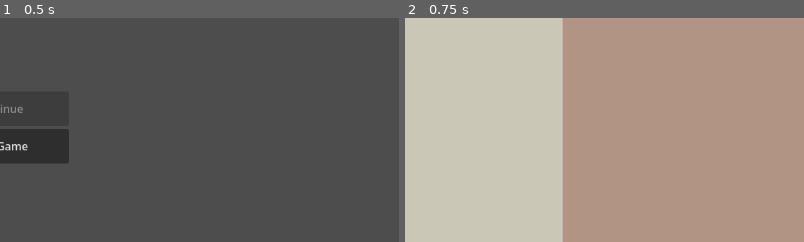
Above: before the commit, frames 1-2 (left to right).
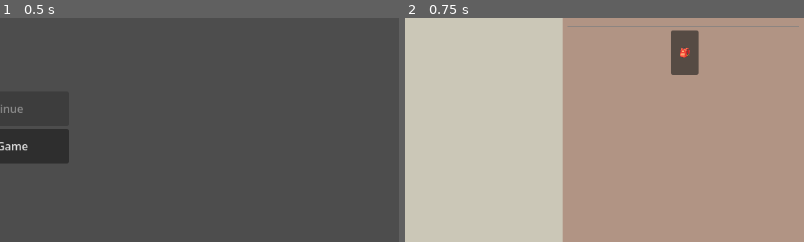
Above: after the commit, the same moments.

Repository: jiexdrop/run-reset
Game: Godot game, scene res://scenes/init.tscn
Same seed, same stepped clock (60 frames per second), same inputs: the game is played once before the commit and once after it.
Inputs:
- Up to frame 1 (0.5 s): no input
- Up to frame 2 (0.75 s): click "New Game" at 0.5 s
The pictures show only the part of the screen within x 50-100%, y 26-76%; the shares and areas given below are measured in that part.

Frame 1 is identical in both runs. In frame 2, 1.7% of the frame differs, in the area x 40-99%, y 3-26%.
Error after the commit: Parse Error: The function signature doesn't match the parent. Parent signature is "get_name() -> StringName". (res://autoloads/item_registry.gd:30)

Commit message:
inventory

Diff:
--- /dev/null
+++ b/autoloads/inventory_state.gd
@@ -0,0 +1,114 @@
+extends Node
+
+## InventoryState — single source of truth for all inventory data.
+##
+## Hotbar : 8 slots shown permanently in CombatUI.
+## Bag    : 24 slots shown in the expandable bag overlay.
+##
+## Each slot is a Dictionary:
+##   { "item_key": String, "frozen": bool }
+##
+## item_key == "" means the slot is empty.
+## frozen   == true means the slot is locked (visually ice-overlaid).
+
+const HOTBAR_SIZE = 8
+const BAG_SIZE    = 24
+
+## Emitted whenever any slot changes so UIs can refresh cheaply.
+signal inventory_changed
+
+var hotbar: Array = []   # Array[Dictionary]  size = HOTBAR_SIZE
+var bag:    Array = []   # Array[Dictionary]  size = BAG_SIZE
+
+
+func _ready() -> void:
+	_init_slots()
+
+
+func _init_slots() -> void:
+	hotbar.clear()
+	for i in range(HOTBAR_SIZE):
+		hotbar.append(_empty_slot())
+	bag.clear()
+	for i in range(BAG_SIZE):
+		bag.append(_empty_slot())
+
+
+# ── Slot helpers ──────────────────────────────────────────────────────────────
+
+func _empty_slot() -> Dictionary:
+	return { "item_key": "", "frozen": false }
+
+
+## Place item_key into a hotbar slot (0-7).
+func set_hotbar_item(slot_idx: int, item_key: String) -> void:
+	if slot_idx < 0 or slot_idx >= HOTBAR_SIZE:
+		return
+	hotbar[slot_idx]["item_key"] = item_key
+	emit_signal("inventory_changed")
+
+
+## Place item_key into a bag slot (0-23).
+func set_bag_item(slot_idx: int, item_key: String) -> void:
+	if slot_idx < 0 or slot_idx >= BAG_SIZE:
+		return
+	bag[slot_idx]["item_key"] = item_key
+	emit_signal("inventory_changed")
+
+
+## Freeze / unfreeze a hotbar slot (e.g. boss ability).
+func set_hotbar_frozen(slot_idx: int, frozen: bool) -> void:
+	if slot_idx < 0 or slot_idx >= HOTBAR_SIZE:
+		return
+	hotbar[slot_idx]["frozen"] = frozen
+	emit_signal("inventory_changed")
+
+
+## Freeze / unfreeze a bag slot.
+func set_bag_frozen(slot_idx: int, frozen: bool) -> void:
+	if slot_idx < 0 or slot_idx >= BAG_SIZE:
+		return
+	bag[slot_idx]["frozen"] = frozen
+	emit_signal("inventory_changed")
+
+
+## Swap two slots (cross-container). container_a/b: "hotbar" or "bag".
+func swap_slots(container_a: String, idx_a: int,
+				container_b: String, idx_b: int) -> void:
+	var arr_a = hotbar if container_a == "hotbar" else bag
+	var arr_b = hotbar if container_b == "hotbar" else bag
+
+	if idx_a < 0 or idx_a >= arr_a.size(): return
+	if idx_b < 0 or idx_b >= arr_b.size(): return
+
+	# Frozen slots cannot be moved from or into.
+	if arr_a[idx_a]["frozen"] or arr_b[idx_b]["frozen"]:
+		return
+
+	var tmp         = arr_a[idx_a].duplicate()
+	arr_a[idx_a]    = arr_b[idx_b].duplicate()
+	arr_b[idx_b]    = tmp
+	# Preserve frozen state of destination (don't overwrite freeze with source).
+	arr_a[idx_a]["frozen"] = false
+	arr_b[idx_b]["frozen"] = false
+	emit_signal("inventory_changed")
+
+
+# ── Serialisation ─────────────────────────────────────────────────────────────
+
+func to_dict() -> Dictionary:
+	return {
+		"hotbar": hotbar.duplicate(true),
+		"bag":    bag.duplicate(true),
+	}
+
+
+func from_dict(data: Dictionary) -> void:
+	_init_slots()
+	var saved_hotbar = data.get("hotbar", [])
+	for i in range(min(saved_hotbar.size(), HOTBAR_SIZE)):
+		hotbar[i] = saved_hotbar[i]
+	var saved_bag = data.get("bag", [])
+	for i in range(min(saved_bag.size(), BAG_SIZE)):
+		bag[i] = saved_bag[i]
+	emit_signal("inventory_changed")
--- /dev/null
+++ b/autoloads/item_registry.gd
@@ -0,0 +1,43 @@
+extends Node
+
+## ItemRegistry — maps item_key strings to item definitions.
+##
+## Add new items here.  The key must match what you store in InventoryState slots.
+##
+## Example definition:
+##   "health_potion": {
+##       "name":  "Health Potion",
+##       "icon":  preload("res://assets/items/health_potion.png"),
+##       "desc":  "Restores 3 HP.",
+##   }
+##
+## If you haven't created item assets yet, icons will be null and the slot
+## will display empty (no icon shown).
+
+var _items: Dictionary = {
+	# Populate with your actual items once assets exist, e.g.:
+	# "sword":         { "name": "Iron Sword",    "icon": preload("res://assets/items/sword.png"),         "desc": "A trusty blade." },
+	# "health_potion": { "name": "Health Potion",  "icon": preload("res://assets/items/health_potion.png"), "desc": "Restores 3 HP." },
+}
+
+
+func get_icon(item_key: String) -> Texture2D:
+	if _items.has(item_key):
+		return _items[item_key].get("icon", null)
+	return null
+
+
+func get_name(item_key: String) -> String:
+	if _items.has(item_key):
+		return _items[item_key].get("name", item_key)
+	return item_key
+
+
+func get_desc(item_key: String) -> String:
+	if _items.has(item_key):
+		return _items[item_key].get("desc", "")
+	return ""
+
+
+func register(item_key: String, data: Dictionary) -> void:
+	_items[item_key] = data
--- a/autoloads/save_manager.gd
+++ b/autoloads/save_manager.gd
@@ -5,10 +5,10 @@
 func save() -> void:
 	print("[SAVING]")
 	var data = {
-		"tiles":    GameState.tiles,
-		"monsters": GameState.monsters,
-		"player":   GameState.player,
-		"level":    GameState.level,
+		"tiles":     GameState.tiles,
+		"monsters":  GameState.monsters,
+		"player":    GameState.player,
+		"inventory": InventoryState.to_dict(),
 	}
 	var f = FileAccess.open(SAVE_PATH, FileAccess.WRITE)
 	f.store_string(JSON.stringify(data))
@@ -22,14 +22,14 @@
 		GameState.tiles    = parsed.get("tiles",    {})
 		GameState.monsters = parsed.get("monsters", [])
 		GameState.player   = parsed.get("player",   GameState.player)
-		GameState.level    = parsed.get("level",    1)
+		if parsed.has("inventory"):
+			InventoryState.from_dict(parsed["inventory"])
 
 func reset() -> void:
 	if FileAccess.file_exists(SAVE_PATH):
 		DirAccess.remove_absolute(SAVE_PATH)
 	GameState.tiles    = {}
 	GameState.monsters = []
-	GameState.level    = 1
 	GameState.player   = {
 		"hp":         10,
 		"max_hp":     10,
@@ -41,10 +41,4 @@
 		"max_energy": 10,
 	}
 	GameState.dirty = false
-
-## Advance to the next map level, preserving player stats.
-func next_level() -> void:
-	GameState.tiles    = {}
-	GameState.monsters = []
-	GameState.level   += 1
-	GameState.dirty    = false
+	InventoryState.from_dict({})
--- a/project.godot
+++ b/project.godot
@@ -20,6 +20,8 @@
 SaveManager="*uid://bxww0a1dev5am"
 GameState="*uid://2dapk0fe1hfb"
 MobRegistry="*uid://tokowm5u7v2o"
+InventoryState="*uid://dql2cuaueq8h0"
+ItemRegistry="*uid://8n4shp4swnkm"
 
 [file_customization]
 
--- /dev/null
+++ b/scenes/bag_ui.gd
@@ -0,0 +1,65 @@
+extends Control
+class_name BagUI
+
+## BagUI — floating overlay showing all 24 bag slots.
+##
+## Signals forwarded to InventoryUI for unified drag-drop handling:
+##   drag_requested(container, index)
+##   drop_requested(container, index)
+##   closed()
+
+signal drag_requested(container: String, index: int)
+signal drop_requested(container: String, index: int)
+signal closed
+
+const ItemSlotScene = preload("res://scenes/item_slot.tscn")
+const COLUMNS       = 6
+
+@onready var _grid:      GridContainer = $Panel/VBox/SlotGrid
+@onready var _close_btn: Button        = $Panel/VBox/TitleBar/CloseButton
+
+var _slots: Array = []
+
+
+func _ready() -> void:
+	_close_btn.pressed.connect(_on_close)
+	_build_slots()
+	InventoryState.inventory_changed.connect(_on_inventory_changed)
+	_grid.columns = COLUMNS
+
+
+func _build_slots() -> void:
+	for child in _grid.get_children():
+		child.queue_free()
+	_slots.clear()
+
+	for i in range(InventoryState.BAG_SIZE):
+		var slot: ItemSlot = ItemSlotScene.instantiate()
+		_grid.add_child(slot)
+		slot.setup("bag", i, true)
+		slot.slot_clicked.connect(_on_slot_clicked)
+		slot.drag_started.connect(_on_slot_drag)
+		slot.drop_received.connect(_on_slot_drop)
+		_slots.append(slot)
+
+
+func _on_inventory_changed() -> void:
+	for slot in _slots:
+		slot.refresh()
+
+
+func _on_slot_clicked(container: String, index: int) -> void:
+	emit_signal("drop_requested", container, index)
+
+
+func _on_slot_drag(container: String, index: int) -> void:
+	emit_signal("drag_requested", container, index)
+
+
+func _on_slot_drop(container: String, index: int) -> void:
+	emit_signal("drop_requested", container, index)
+
+
+func _on_close() -> void:
+	emit_signal("closed")
+	queue_free()
--- /dev/null
+++ b/scenes/bag_ui.tscn
@@ -0,0 +1,48 @@
+[gd_scene format=3 uid="uid://bag_ui_001"]
+
+[ext_resource type="Script" uid="uid://bag_ui_sc" path="res://scenes/bag_ui.gd" id="1_bagui"]
+
+[node name="BagUI" type="Control" unique_id=500000001]
+layout_mode = 3
+anchors_preset = 15
+anchor_right = 1.0
+anchor_bottom = 1.0
+grow_horizontal = 2
+grow_vertical = 2
+mouse_filter = 1
+script = ExtResource("1_bagui")
+
+[node name="Panel" type="PanelContainer" parent="." unique_id=500000002]
+layout_mode = 0
+anchor_left = 0.5
+anchor_top = 0.5
+anchor_right = 0.5
+anchor_bottom = 0.5
+offset_left = -200.0
+offset_top = -220.0
+offset_right = 200.0
+offset_bottom = 220.0
+
+[node name="VBox" type="VBoxContainer" parent="Panel" unique_id=500000003]
+layout_mode = 2
+
+[node name="TitleBar" type="HBoxContainer" parent="Panel/VBox" unique_id=500000004]
+layout_mode = 2
+
+[node name="TitleLabel" type="Label" parent="Panel/VBox/TitleBar" unique_id=500000005]
+layout_mode = 2
+size_flags_horizontal = 3
+text = "  Bag"
+
+[node name="CloseButton" type="Button" parent="Panel/VBox/TitleBar" unique_id=500000006]
+layout_mode = 2
+text = "✕"
+
+[node name="HSeparator" type="HSeparator" parent="Panel/VBox" unique_id=500000007]
+layout_mode = 2
+
+[node name="SlotGrid" type="GridContainer" parent="Panel/VBox" unique_id=500000008]
+layout_mode = 2
+columns = 6
+theme_override_constants/h_separation = 3
+theme_override_constants/v_separation = 3
--- a/scenes/combat_ui.tscn
+++ b/scenes/combat_ui.tscn
@@ -1,6 +1,7 @@
 [gd_scene format=3 uid="uid://bhwyuf84ejc14"]
 
 [ext_resource type="Script" uid="uid://dguq0wgu7kyfu" path="res://scenes/combat_ui.gd" id="1_combatui"]
+[ext_resource type="PackedScene" uid="uid://inv_ui_001" path="res://scenes/inventory_ui.tscn" id="2_invui"]
 
 [node name="CombatUi" type="Control" unique_id=1815585971]
 layout_mode = 3
@@ -63,13 +64,7 @@
 text = "— Enemies —"
 horizontal_alignment = 1
 
-[node name="MobScrollContainer" type="ScrollContainer" parent="MarginContainer/VBox/CombatSection" unique_id=200000015]
-layout_mode = 2
-custom_minimum_size = Vector2(0, 160)
-horizontal_scroll_mode = 1
-vertical_scroll_mode = 0
-
-[node name="MobRow" type="HBoxContainer" parent="MarginContainer/VBox/CombatSection/MobScrollContainer" unique_id=200000011]
+[node name="MobRow" type="HBoxContainer" parent="MarginContainer/VBox/CombatSection" unique_id=200000011]
 layout_mode = 2
 alignment = 1
 
@@ -83,3 +78,9 @@
 [node name="LogLabel" type="Label" parent="MarginContainer/VBox" unique_id=200000014]
 layout_mode = 2
 autowrap_mode = 3
+
+[node name="Separator3" type="HSeparator" parent="MarginContainer/VBox" unique_id=200000015]
+layout_mode = 2
+
+[node name="InventoryUI" parent="MarginContainer/VBox" instance=ExtResource("2_invui")]
+layout_mode = 2
--- /dev/null
+++ b/scenes/inventory_ui.gd
@@ -0,0 +1,161 @@
+extends Control
+class_name InventoryUI
+
+## InventoryUI — the 8-slot hotbar strip shown inside CombatUI.
+##
+## Layout (left→right):
+##   [Slot0][Slot1]…[Slot7]  [🎒 Bag]
+##
+## The "Bag" button opens the BagUI overlay (spawned as a sibling in the scene tree).
+
+const ItemSlotScene = preload("res://scenes/item_slot.tscn")
+const BagUIScene    = preload("res://scenes/bag_ui.tscn")
+
+@onready var _slot_row:  HBoxContainer = $SlotRow
+@onready var _bag_btn:   Button        = $BagButton
+
+var _slots: Array  = []    # Array[ItemSlot]
+var _bag_ui: Control = null
+
+# Drag state
+var _drag_container: String = ""
+var _drag_index:     int    = -1
+var _drag_ghost:     Control = null
+
+
+func _ready() -> void:
+	_build_slots()
+	InventoryState.inventory_changed.connect(_on_inventory_changed)
+	_bag_btn.pressed.connect(_toggle_bag)
+
+
+# ── Build ─────────────────────────────────────────────────────────────────────
+
+func _build_slots() -> void:
+	for child in _slot_row.get_children():
+		child.queue_free()
+	_slots.clear()
+
+	for i in range(InventoryState.HOTBAR_SIZE):
+		var slot: ItemSlot = ItemSlotScene.instantiate()
+		_slot_row.add_child(slot)
+		slot.setup("hotbar", i, false)
+		slot.slot_clicked.connect(_on_slot_clicked)
+		slot.drag_started.connect(_on_drag_started)
+		slot.drop_received.connect(_on_drop_received)
+		_slots.append(slot)
+
+
+# ── Refresh ───────────────────────────────────────────────────────────────────
+
+func _on_inventory_changed() -> void:
+	for slot in _slots:
+		slot.refresh()
+
+
+# ── Slot interaction ──────────────────────────────────────────────────────────
+
+func _on_slot_clicked(container: String, index: int) -> void:
+	# If a drag is in progress, treat click as a drop target.
+	if _drag_index >= 0:
+		_complete_drop(container, index)
+		return
+	# Otherwise start drag from this slot (if non-empty and not frozen).
+	var slot_data = InventoryState.hotbar[index] if container == "hotbar" else InventoryState.bag[index]
+	if slot_data.get("item_key", "") == "" or slot_data.get("frozen", false):
+		return
+	_start_drag(container, index)
+
+
+func _on_drag_started(container: String, index: int) -> void:
+	_start_drag(container, index)
+
+
+func _on_drop_received(container: String, index: int) -> void:
+	_complete_drop(container, index)
+
+
+func _start_drag(container: String, index: int) -> void:
+	_drag_container = container
+	_drag_index     = index
+	_spawn_ghost(container, index)
+
+
+func _complete_drop(target_container: String, target_index: int) -> void:
+	if _drag_index < 0:
+		return
+	InventoryState.swap_slots(_drag_container, _drag_index, target_container, target_index)
+	_cancel_drag()
+
+
+func _cancel_drag() -> void:
+	_drag_container = ""
+	_drag_index     = -1
+	if _drag_ghost:
+		_drag_ghost.queue_free()
+		_drag_ghost = null
+
+
+# ── Ghost drag visual ─────────────────────────────────────────────────────────
+
+func _spawn_ghost(container: String, index: int) -> void:
+	if _drag_ghost:
+		_drag_ghost.queue_free()
+
+	var slot_data = InventoryState.hotbar[index] if container == "hotbar" else InventoryState.bag[index]
+	var item_key  = slot_data.get("item_key", "")
+	if item_key == "":
+		return
+
+	var ghost      = TextureRect.new()
+	ghost.texture  = ItemRegistry.get_icon(item_key)
+	ghost.custom_minimum_size = Vector2(48, 48)
+	ghost.stretch_mode        = TextureRect.STRETCH_KEEP_ASPECT_CENTERED
+	ghost.modulate            = Color(1, 1, 1, 0.7)
+	ghost.mouse_filter        = Control.MOUSE_FILTER_IGNORE
+	ghost.z_index             = 100
+	add_child(ghost)
+	_drag_ghost = ghost
+
+
+func _process(_delta: float) -> void:
+	if _drag_ghost and _drag_index >= 0:
+		_drag_ghost.global_position = get_global_mouse_position() - Vector2(24, 24)
+
+
+func _unhandled_input(event: InputEvent) -> void:
+	if _drag_index >= 0 and event is InputEventMouseButton:
+		if event.button_index == MOUSE_BUTTON_RIGHT and event.pressed:
+			_cancel_drag()
+
+
+# ── Bag toggle ────────────────────────────────────────────────────────────────
+
+func _toggle_bag() -> void:
+	if _bag_ui and is_instance_valid(_bag_ui):
+		_bag_ui.queue_free()
+		_bag_ui = null
+		_bag_btn.text = "🎒"
+		return
+
+	_bag_ui = BagUIScene.instantiate()
+	# Add as sibling so it can float above CombatUI layout.
+	get_parent().add_child(_bag_ui)
+	_bag_ui.drag_requested.connect(_on_bag_drag_requested)
+	_bag_ui.drop_requested.connect(_on_bag_drop_requested)
+	_bag_ui.closed.connect(_on_bag_closed)
+	_bag_btn.text = "✕"
+
+
+func _on_bag_closed() -> void:
+	_bag_ui = null
+	_bag_btn.text = "🎒"
+
+
+# Forwarded from BagUI — treat the same as hotbar drag/drop.
+func _on_bag_drag_requested(container: String, index: int) -> void:
+	_start_drag(container, index)
+
+
+func _on_bag_drop_requested(container: String, index: int) -> void:
+	_complete_drop(container, index)
--- /dev/null
+++ b/scenes/inventory_ui.tscn
@@ -0,0 +1,26 @@
+[gd_scene format=3 uid="uid://inv_ui_001"]
+
+[ext_resource type="Script" uid="uid://inv_ui_sc" path="res://scenes/inventory_ui.gd" id="1_invui"]
+
+[node name="InventoryUI" type="Control" unique_id=400000001]
+custom_minimum_size = Vector2(0, 64)
+script = ExtResource("1_invui")
+
+[node name="HBox" type="HBoxContainer" parent="." unique_id=400000002]
+layout_mode = 1
+anchors_preset = 15
+anchor_right = 1.0
+anchor_bottom = 1.0
+grow_horizontal = 2
+grow_vertical = 2
+alignment = 1
+
+[node name="SlotRow" type="HBoxContainer" parent="HBox" unique_id=400000003]
+layout_mode = 2
+theme_override_constants/separation = 2
+
+[node name="BagButton" type="Button" parent="HBox" unique_id=400000004]
+custom_minimum_size = Vector2(40, 56)
+layout_mode = 2
+text = "🎒"
+tooltip_text = "Open Bag"
--- /dev/null
+++ b/scenes/item_slot.gd
@@ -0,0 +1,101 @@
+extends PanelContainer
+class_name ItemSlot
+
+## ItemSlot — one inventory slot.
+##
+## States
+## ──────
+##   normal   : slot.png background
+##   frozen   : slot_ice.png overlay (cannot drag)
+##   selected : highlighted border (optional)
+##
+## Signals
+## ───────
+##   slot_clicked(container, index)
+##   drag_started(container, index)
+##   drop_received(container, index)
+
+signal slot_clicked(container: String, index: int)
+signal drag_started(container: String, index: int)
+signal drop_received(container: String, index: int)
+
+# Textures — set at runtime by InventoryUI / BagUI.
+const TEX_SLOT     = preload("res://assets/ui/slot.png")
+const TEX_SLOT_ICE = preload("res://assets/ui/slot_ice.png")
+const TEX_SLOT_BAG = preload("res://assets/ui/slot_bag.png")
+
+const ICON_SIZE    = Vector2(48, 48)
+
+# ── Which slot am I? ──────────────────────────────────────────────────────────
+var container: String = "hotbar"   # "hotbar" or "bag"
+var slot_index: int   = 0
+var is_bag_slot: bool = false      # controls which base texture to use
+
+# ── Internal state ─────────────────────────────────────────────────────────────
+var _item_key: String = ""
+var _frozen:   bool   = false
+
+@onready var _bg:      TextureRect = $BgRect
+@onready var _ice:     TextureRect = $IceOverlay
+@onready var _icon:    TextureRect = $IconRect
+@onready var _label:   Label       = $Label
+
+
+# ── Setup ─────────────────────────────────────────────────────────────────────
+
+func setup(p_container: String, p_index: int, p_is_bag: bool = false) -> void:
+	container   = p_container
+	slot_index  = p_index
+	is_bag_slot = p_is_bag
+	_bg.texture = TEX_SLOT_BAG if p_is_bag else TEX_SLOT
+	refresh()
+
+
+func refresh() -> void:
+	var slot_data: Dictionary = {}
+	if container == "hotbar":
+		if slot_index < InventoryState.hotbar.size():
+			slot_data = InventoryState.hotbar[slot_index]
+	else:
+		if slot_index < InventoryState.bag.size():
+			slot_data = InventoryState.bag[slot_index]
+
+	_item_key = slot_data.get("item_key", "")
+	_frozen   = slot_data.get("frozen", false)
+
+	# Ice overlay
+	_ice.visible = _frozen
+
+	# Item icon
+	if _item_key != "":
+		var tex = ItemRegistry.get_icon(_item_key)
+		_icon.texture = tex
+		_icon.visible = (tex != null)
+		_label.text   = ""
+	else:
+		_icon.visible = false
+		_label.text   = ""
+
+	# Visual feedback for frozen
+	modulate = Color(0.7, 0.85, 1.0) if _frozen else Color.WHITE
+
+
+# ── Mouse input / drag-drop ────────────────────────────────────────────────────
+
+func _gui_input(event: InputEvent) -> void:
+	if not event is InputEventMouseButton:
+		return
+	if event.button_index == MOUSE_BUTTON_LEFT and event.pressed:
+		emit_signal("slot_clicked", container, slot_index)
+
+
+## Called by the drag-drop manager when a drag starts on this slot.
+func begin_drag() -> void:
+	if _frozen or _item_key == "":
+		return
+	emit_signal("drag_started", container, slot_index)
+
+
+## Called by the drag-drop manager when something is dropped here.
+func receive_drop() -> void:
+	emit_signal("drop_received", container, slot_index)
--- /dev/null
+++ b/scenes/item_slot.tscn
@@ -0,0 +1,50 @@
+[gd_scene format=3 uid="uid://item_slot_001"]
+
+[ext_resource type="Script" uid="uid://item_slot_sc" path="res://scenes/item_slot.gd" id="1_islot"]
+[ext_resource type="Texture2D" uid="uid://csqqiil35slot" path="res://assets/ui/slot.png" id="2_islot"]
+
+[node name="ItemSlot" type="PanelContainer" unique_id=300000001]
+custom_minimum_size = Vector2(56, 56)
+script = ExtResource("1_islot")
+
+[node name="BgRect" type="TextureRect" parent="." unique_id=300000002]
+layout_mode = 2
+anchors_preset = 15
+anchor_right = 1.0
+anchor_bottom = 1.0
+grow_horizontal = 2
+grow_vertical = 2
+texture = ExtResource("2_islot")
+stretch_mode = 2
+mouse_filter = 2
+
+[node name="IconRect" type="TextureRect" parent="." unique_id=300000003]
+layout_mode = 2
+anchors_preset = 15
+anchor_right = 1.0
+anchor_bottom = 1.0
+grow_horizontal = 2
+grow_vertical = 2
+stretch_mode = 5
+mouse_filter = 2
+visible = false
+
+[node name="IceOverlay" type="TextureRect" parent="." unique_id=300000004]
+layout_mode = 2
+anchors_preset = 15
+anchor_right = 1.0
+anchor_bottom = 1.0
+grow_horizontal = 2
+grow_vertical = 2
+stretch_mode = 2
+mouse_filter = 2
+visible = false
+
+[node name="Label" type="Label" parent="." unique_id=300000005]
+layout_mode = 2
+anchors_preset = 15
+anchor_right = 1.0
+anchor_bottom = 1.0
+horizontal_alignment = 1
+vertical_alignment = 1
+mouse_filter = 2
Not shown, added: autoloads/inventory_state.gd.uid
Not shown, added: autoloads/item_registry.gd.uid
Not shown, added: scenes/bag_ui.gd.uid
Not shown, added: scenes/inventory_ui.gd.uid
Not shown, added: scenes/item_slot.gd.uid
